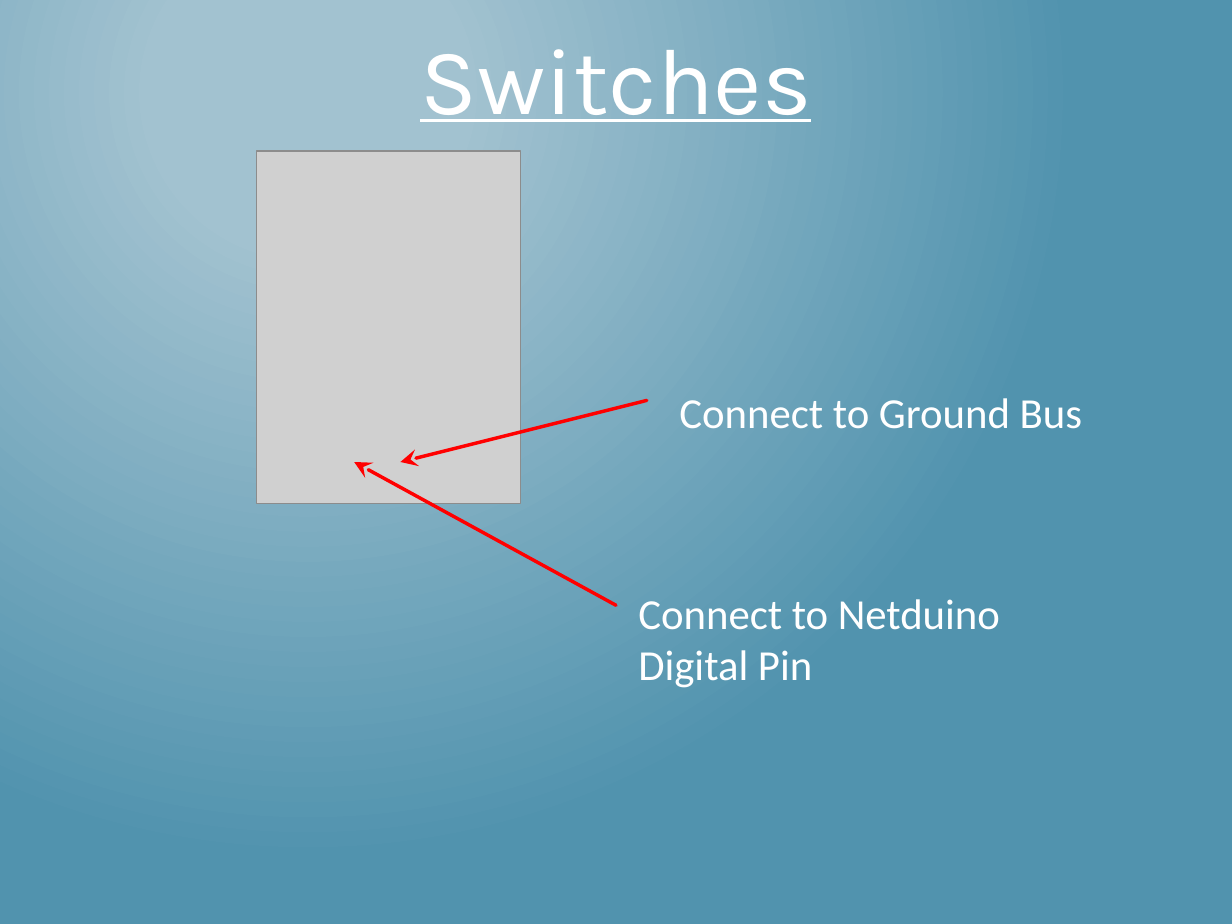
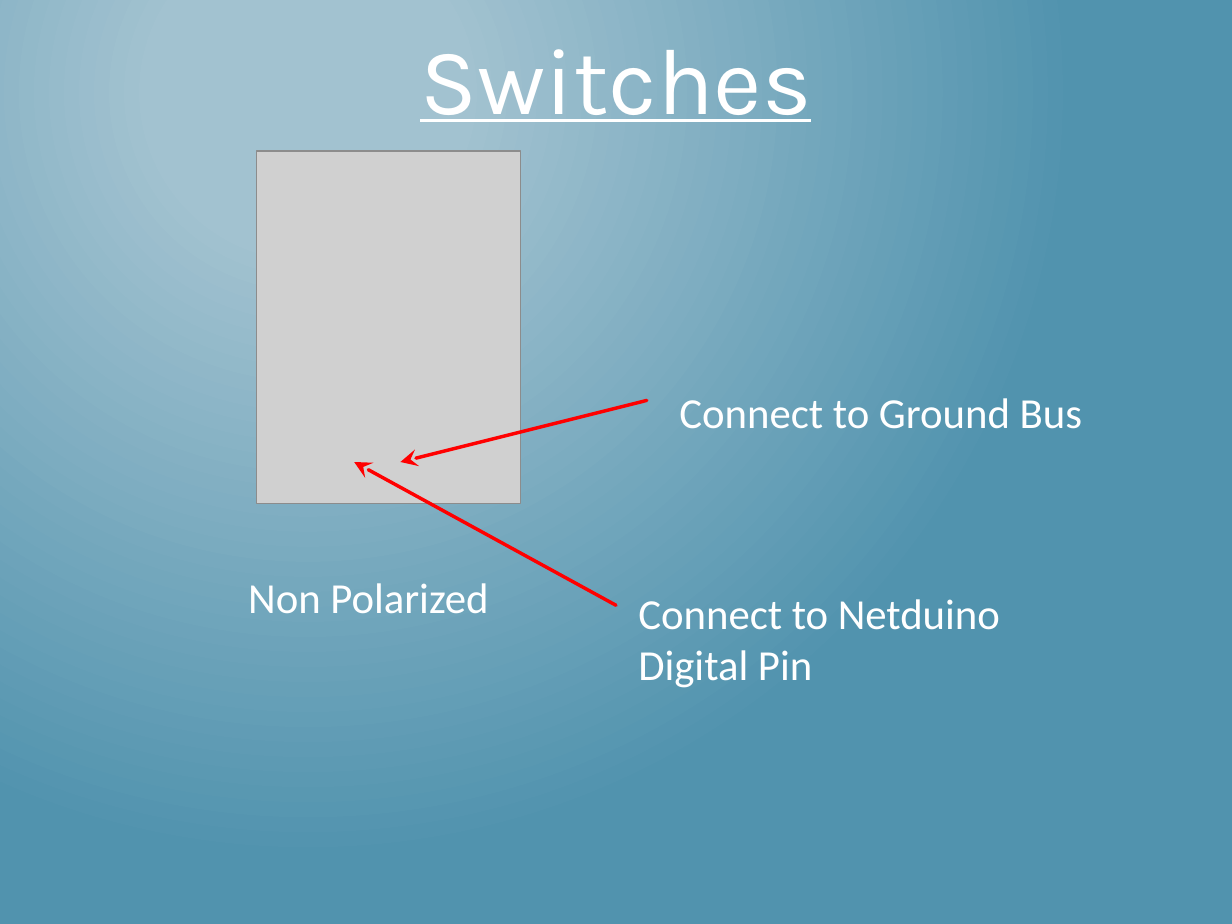
Before and after one commit to mlinnen/CloudHomeSecurity, a slide deck: slide 7 of docs/InternetOfThings_Part2.pptx. Drawn at 1232x924 pixels with LibreOffice and Linux fonts; fonts in the diff are those of the drawing; grey boxes stand for pictures. Boxes give left, top, right and bottom in pixels: in the first picture for what was removed or moved away, otherwise in the second. Text is boxed around its words. In the diff, an @@ line names an element or a change of style, - is before the commit and + after.

```diff
--- a/docs/InternetOfThings_Part2.pptx
+++ b/docs/InternetOfThings_Part2.pptx
@@ text added at [248, 583, 488, 613], 25 pt, text #FFFFFF @@
+Non Polarized
```
Also in this commit, not shown: 3 other slides changed.
